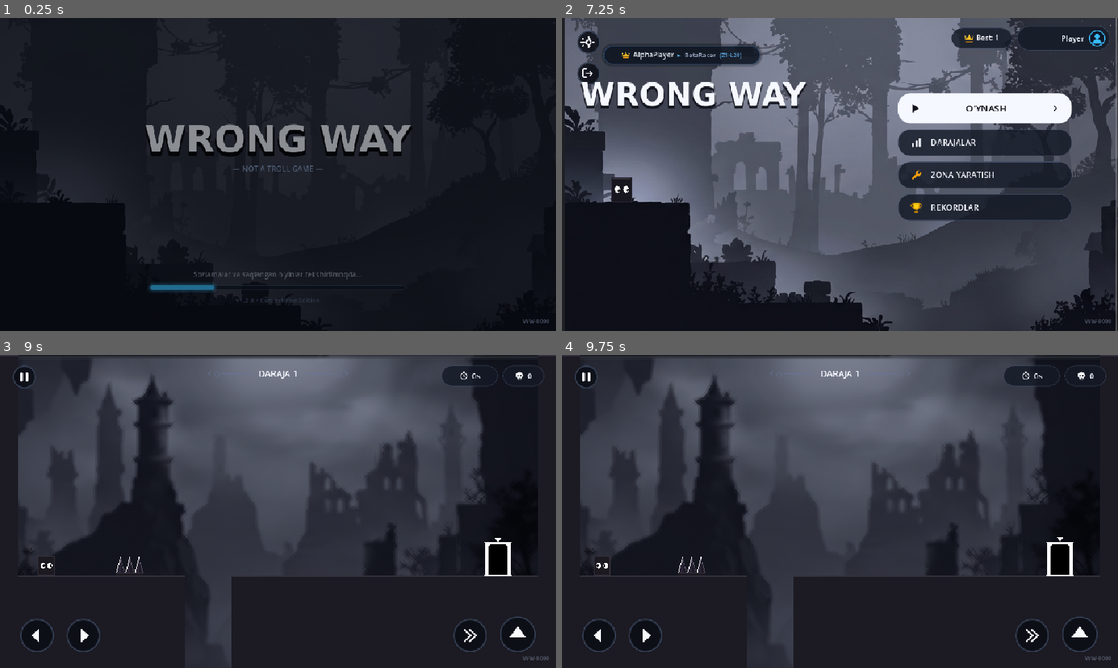
Above: before the commit, frames 1-4 (two rows, left to right).
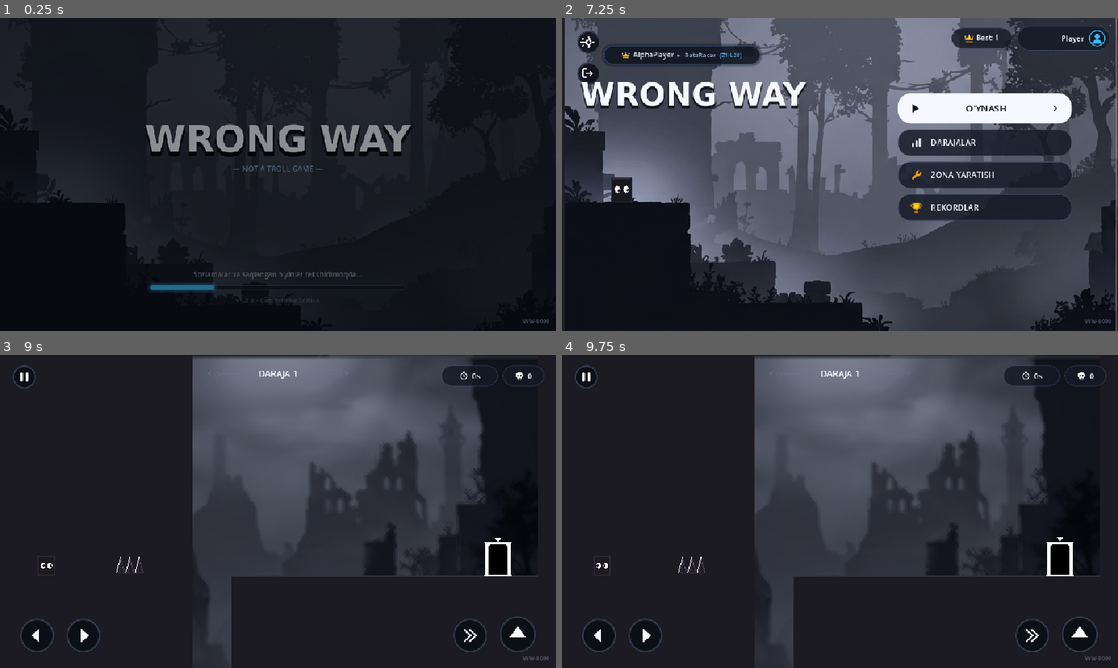
Above: after the commit, the same moments.

Repository: asror-vip/wrong-way
Game: Godot game, scene res://scenes/main/splash_screen.tscn
The game is run twice, just before and just after one commit, with the same random seed, the same clock (stepped at 60 frames per second) and the same inputs. Sound files missing from this copy of the repository are replaced by a short silence.
Inputs (mouse positions are in pixels of both pictures, inside the frame that each line leads up to):
- Up to frame 1 (0.25 s): no input
- Up to frame 2 (7.25 s): tap Enter at 0.5, 4.35 s; move the mouse to (962, 158) at 0.52 s; hold Right (move_right) 0.53-1.25 s; tap Shift (dash) at 0.6, 2.3, 4.55, 5.85 s; click (962, 158) at 0.67 s; tap Up (jump) at 0.77, 4.52 s; drag from (728, 190) to (812, 237) at 1.27 s; move the mouse to (895, 105) at 2.02 s; hold Right (move_right) 2.03-2.75 s; hold Space 2.03-2.75 s; drag from (812, 237) to (673, 127) at 2.77 s; click "Google orqali kirish" at 3.5 s; move the mouse to (1006, 221) at 4.27 s; hold Left (move_left) 4.28-5 s; drag from (673, 127) to (756, 96) at 5.02 s; move the mouse to (867, 174) at 5.77 s; hold Left (move_left) 5.78-6.5 s; click (867, 174) at 5.92 s; click "Mehmon sifatida davom etish" at 6.5 s
- Up to frame 3 (9 s): click "ZONA YARATISH" at 7.25 s; click "Orqaga" at 8 s; click (422, 445) at 8.75 s
- Up to frame 4 (9.75 s): click (600, 636) at 9.5 s

Frames 1-2 are identical in both runs. In frame 3, 11% of the frame differs, in the area x 3-35%, y 0-64%; in frame 4, 11%.

Commit message:
fix(responsive): dynamic arena viewport adaptation for widescreen mobile and desktop

Diff:
--- a/scripts/editor/level_editor.gd
+++ b/scripts/editor/level_editor.gd
@@ -1,9 +1,15 @@
 extends Control
 
 const GRID_SIZE: int = 32
-const COLS: int = 30 # 0 .. 29 (960px)
 const MIN_ROW: int = 2 # y = 64px (TopBar osti)
 const MAX_ROW: int = 14 # y = 448px (BottomPalette usti)
+
+func _get_canvas_width() -> float:
+	return maxf(960.0, get_viewport_rect().size.x)
+
+func _get_cols() -> int:
+	return int(_get_canvas_width() / float(GRID_SIZE))
+
 
 # Asboblar ro'yxati (har birining o'z maxsus SVG belgisi bor)
 const TOOLS = [
@@ -355,7 +361,7 @@
 		lbl.text = LocaleManager.t(data["loc_key"])
 
 func _snap_to_cell(pos: Vector2) -> Vector2i:
-	var gx: int = clampi(int(pos.x / float(GRID_SIZE)), 0, COLS - 1)
+	var gx: int = clampi(int(pos.x / float(GRID_SIZE)), 0, _get_cols() - 1)
 	var gy: int = clampi(int(pos.y / float(GRID_SIZE)), MIN_ROW, MAX_ROW)
 	return Vector2i(gx, gy)
 
@@ -447,17 +453,18 @@
 	canvas.queue_redraw()
 
 func _on_canvas_draw() -> void:
+	var cw := _get_canvas_width()
 	# 1. 32px to'r koordinata nuqtalari (qorong'i atmosfera nuqtalari)
-	for x in range(0, 960, GRID_SIZE):
+	for x in range(0, int(cw) + GRID_SIZE, GRID_SIZE):
 		for y in range(MIN_ROW * GRID_SIZE, (MAX_ROW + 1) * GRID_SIZE, GRID_SIZE):
 			canvas.draw_circle(Vector2(x, y), 1.2, Color(0.20, 0.26, 0.38, 0.45))
 
 	# Asosiy standart pol yo'naltiruvchi chiziq (Row 12, y=384)
-	canvas.draw_dashed_line(Vector2(0, 12 * GRID_SIZE), Vector2(960, 12 * GRID_SIZE), Color(0.35, 0.45, 0.65, 0.35), 1.2, 8.0)
+	canvas.draw_dashed_line(Vector2(0, 12 * GRID_SIZE), Vector2(cw, 12 * GRID_SIZE), Color(0.35, 0.45, 0.65, 0.35), 1.2, 8.0)
 
 	# Maydon chegaralari
-	canvas.draw_line(Vector2(0, MIN_ROW * GRID_SIZE), Vector2(960, MIN_ROW * GRID_SIZE), Color(0.18, 0.24, 0.35, 0.8), 1.5)
-	canvas.draw_line(Vector2(0, (MAX_ROW + 1) * GRID_SIZE), Vector2(960, (MAX_ROW + 1) * GRID_SIZE), Color(0.18, 0.24, 0.35, 0.8), 1.5)
+	canvas.draw_line(Vector2(0, MIN_ROW * GRID_SIZE), Vector2(cw, MIN_ROW * GRID_SIZE), Color(0.18, 0.24, 0.35, 0.8), 1.5)
+	canvas.draw_line(Vector2(0, (MAX_ROW + 1) * GRID_SIZE), Vector2(cw, (MAX_ROW + 1) * GRID_SIZE), Color(0.18, 0.24, 0.35, 0.8), 1.5)
 
 	# 2. Joylashtirilgan elementlarni chizish
 	for key in cell_map:
@@ -746,6 +753,23 @@
 	door.position = exit_door_pos
 	playtest_world.add_child(door)
 
+	# Chegaraviy devorlar va shift
+	var cw := _get_canvas_width()
+	var left_w = SCENE_PLATFORM.instantiate()
+	left_w.position = Vector2(0, 0)
+	left_w.set("platform_size", Vector2(32, 540))
+	playtest_world.add_child(left_w)
+
+	var right_w = SCENE_PLATFORM.instantiate()
+	right_w.position = Vector2(cw - 32, 0)
+	right_w.set("platform_size", Vector2(32, 540))
+	playtest_world.add_child(right_w)
+
+	var ceiling = SCENE_PLATFORM.instantiate()
+	ceiling.position = Vector2(0, 0)
+	ceiling.set("platform_size", Vector2(cw, 60))
+	playtest_world.add_child(ceiling)
+
 	# O'yinchi (faqat bitta marta yaratiladi!)
 	_spawn_test_player_once()
 
@@ -798,12 +822,12 @@
 		_select_current_slot_in_dropdown()
 
 func _snap_door_pos(raw: Vector2) -> Vector2:
-	var gx: int = clampi(int(floor(raw.x / float(GRID_SIZE))), 0, COLS - 1)
+	var gx: int = clampi(int(floor(raw.x / float(GRID_SIZE))), 0, _get_cols() - 1)
 	var gy: int = clampi(int(round(raw.y / float(GRID_SIZE))), MIN_ROW, MAX_ROW + 1)
 	return Vector2(float(gx * GRID_SIZE + 16), float(gy * GRID_SIZE))
 
 func _snap_player_pos(raw: Vector2) -> Vector2:
-	var gx: int = clampi(int(floor(raw.x / float(GRID_SIZE))), 0, COLS - 1)
+	var gx: int = clampi(int(floor(raw.x / float(GRID_SIZE))), 0, _get_cols() - 1)
 	var gy: int = clampi(int(round(raw.y / float(GRID_SIZE))), MIN_ROW, MAX_ROW + 1)
 	return Vector2(float(gx * GRID_SIZE + 16), float(gy * GRID_SIZE))
 
@@ -820,7 +844,7 @@
 	for elem in raw_elements:
 		var gx: int = int(elem.get("gx", int(elem.get("x", 0) / float(GRID_SIZE))))
 		var gy: int = int(elem.get("gy", int(elem.get("y", 0) / float(GRID_SIZE))))
-		gx = clampi(gx, 0, COLS - 1)
+		gx = clampi(gx, 0, _get_cols() - 1)
 		gy = clampi(gy, MIN_ROW, MAX_ROW)
 		var key := "%d_%d" % [gx, gy]
 		var clean_elem: Dictionary = elem.duplicate()
--- a/scripts/levels/gameplay.gd
+++ b/scripts/levels/gameplay.gd
@@ -11,6 +11,7 @@
 		adm.hide_banner()
 	GameManager.request_screen_shake.connect(_on_screen_shake)
 	GameManager.level_started.connect(_load_level)
+	get_viewport().size_changed.connect(_on_viewport_size_changed)
 	_load_level(GameManager.current_level_id)
 
 	var sm = get_node_or_null("/root/SaveManager")
@@ -26,6 +27,9 @@
 		var hud = get_node_or_null("CanvasLayer/GameHUD")
 		if hud and hud.has_method("start_duel_countdown"):
 			hud.start_duel_countdown()
+
+func _on_viewport_size_changed() -> void:
+	_adapt_level_to_viewport()
 
 func _process(delta: float) -> void:
 	if shake_intensity > 0.0:
@@ -74,14 +78,104 @@
 		if lvl_res:
 			_level_cache[path] = lvl_res
 
+	var inst: Node2D = null
 	if lvl_res:
-		var inst: Node2D = lvl_res.instantiate()
+		inst = lvl_res.instantiate()
 		level_holder.add_child(inst)
+	else:
+		# 2. Agar sahna fayli topilmasa, LevelDatabase dan dinamik arena yuklanadi
+		var ldb = get_node_or_null("/root/LevelDatabase")
+		if ldb and ldb.has_method("has_level") and ldb.has_level(lvl):
+			var arena = level_arena_scene.instantiate()
+			level_holder.add_child(arena)
+			arena.load_level_from_data(ldb.get_level(lvl))
+			inst = arena
+
+	if inst:
+		_adapt_level_to_viewport(inst)
+
+## Har qanday ekran o'lchami (mobil 20:9, 19.5:9, 18:9, 16:9 va desktop 16:10, 21:9) uchun
+## o'yin maydonini qora hoshiyalarsiz, to'liq ekranga moslashtiruvchi universal adapter
+func _adapt_level_to_viewport(level_node: Node2D = null) -> void:
+	if level_node == null:
+		if level_holder and level_holder.get_child_count() > 0:
+			level_node = level_holder.get_child(0)
+		else:
+			return
+
+	if not is_instance_valid(level_node):
 		return
 
-	# 2. Agar sahna fayli topilmasa, LevelDatabase dan dinamik arena yuklanadi
-	var ldb = get_node_or_null("/root/LevelDatabase")
-	if ldb and ldb.has_method("has_level") and ldb.has_level(lvl):
-		var arena = level_arena_scene.instantiate()
-		level_holder.add_child(arena)
-		arena.load_level_from_data(ldb.get_level(lvl))
+	var vp_size := get_viewport_rect().size
+	var vp_w := maxf(960.0, vp_size.x)
+	var vp_h := maxf(540.0, vp_size.y)
+
+	var screen_left := 480.0 - vp_w / 2.0
+	var screen_right := 480.0 + vp_w / 2.0
+	var screen_top := 270.0 - vp_h / 2.0
+	var screen_bottom := 270.0 + vp_h / 2.0
+
+	var platforms := level_node.find_children("*", "StaticBody2D", true, false)
+	for plat in platforms:
+		if not is_instance_valid(plat) or not ("platform_size" in plat):
+			continue
+
+		var p_name := plat.name.to_lower()
+		var p_size: Vector2 = plat.platform_size
+		var p_pos: Vector2 = plat.position
+
+		# 1. SHIFT (Ceiling) - ekranning yuqori chetiga to'liq yopishgan va chapdan o'nggacha
+		if p_name.contains("ceiling") or p_name.contains("shift") or (p_pos.y <= 25.0 and p_size.y < 120.0 and p_size.x >= 500.0):
+			plat.position.x = screen_left - 100.0
+			plat.position.y = screen_top - 100.0
+			plat.platform_size.x = (screen_right - screen_left) + 200.0
+			plat.platform_size.y = (0.0 - screen_top) + 60.0 + 100.0
+			_update_platform_collision(plat)
+
+		# 2. CHAP DEVOR (WallLeft) - ekranning eng chap qirrasiga
+		elif p_name.contains("wallleft") or (p_pos.x <= 40.0 and p_size.y > p_size.x and p_size.y >= 300.0):
+			plat.position.x = screen_left
+			plat.position.y = screen_top - 50.0
+			plat.platform_size.x = 32.0
+			plat.platform_size.y = (screen_bottom - screen_top) + 100.0
+			_update_platform_collision(plat)
+
+		# 3. O'NG DEVOR (WallRight) - ekranning eng o'ng qirrasiga
+		elif p_name.contains("wallright") or ((p_pos.x + p_size.x) >= 900.0 and p_size.y > p_size.x and p_size.y >= 300.0):
+			plat.platform_size.x = 32.0
+			plat.position.x = screen_right - plat.platform_size.x
+			plat.position.y = screen_top - 50.0
+			plat.platform_size.y = (screen_bottom - screen_top) + 100.0
+			_update_platform_collision(plat)
+
+		# 4. POL (Floor / Ground platforms)
+		else:
+			var is_floor_height: bool = (p_pos.y >= 260.0)
+			var touched := false
+
+			# Agar chap devorga tutash pol bo'lsa (GroundStart / GroundFull)
+			if is_floor_height and p_pos.x <= 50.0 and p_size.x > p_size.y:
+				var orig_right: float = p_pos.x + p_size.x
+				plat.position.x = screen_left - 50.0
+				plat.platform_size.x = maxf(orig_right - plat.position.x, 100.0)
+				touched = true
+
+			# Agar o'ng devorga tutash pol bo'lsa (GroundEnd / GroundDoor / GroundFull)
+			if is_floor_height and (p_pos.x + p_size.x) >= 890.0 and p_size.x > p_size.y:
+				plat.platform_size.x = maxf((screen_right + 50.0) - plat.position.x, 100.0)
+				touched = true
+
+			# Agar pastki pol bo'lsa, ekran ostigacha chuqurlashtiramiz
+			if (plat.position.y + plat.platform_size.y) >= 480.0:
+				plat.platform_size.y = maxf(plat.platform_size.y, (screen_bottom + 100.0) - plat.position.y)
+				touched = true
+
+			if touched:
+				_update_platform_collision(plat)
+
+func _update_platform_collision(plat: Node2D) -> void:
+	var col = plat.get_node_or_null("CollisionShape2D")
+	if col and col.shape is RectangleShape2D:
+		col.shape.size = plat.platform_size
+		col.position = plat.platform_size / 2.0
+	plat.queue_redraw()
--- a/scripts/levels/level_arena.gd
+++ b/scripts/levels/level_arena.gd
@@ -150,13 +150,15 @@
 func _spawn_boundary_walls() -> void:
 	# Chap devor
 	var left_wall = solid_platform_scene.instantiate()
+	left_wall.name = "WallLeft"
 	left_wall.position = Vector2(0, 0)
 	if "platform_size" in left_wall:
 		left_wall.platform_size = Vector2(32, 540)
 	platforms_container.add_child(left_wall)
 
-	# O'ng devor (ekran ichida, 928 da ko'rinib turishi kerak)
+	# O'ng devor
 	var right_wall = solid_platform_scene.instantiate()
+	right_wall.name = "WallRight"
 	right_wall.position = Vector2(928, 0)
 	if "platform_size" in right_wall:
 		right_wall.platform_size = Vector2(32, 540)
--- a/scripts/objects/solid_platform.gd
+++ b/scripts/objects/solid_platform.gd
@@ -4,42 +4,57 @@
 @export var platform_size: Vector2 = Vector2(350, 160)
 
 func _ready() -> void:
-	# Chap devor (ekran chap chegarasiga to'liq yopishgan va y=0 dan 540 gacha)
-	if name.begins_with("WallLeft") or (position.x <= 50.0 and platform_size.y > platform_size.x):
-		position.x = 0.0
-		position.y = 0.0
-		platform_size.x = 32.0
-		platform_size.y = 540.0
-	# O'ng devor (ekran o'ng chegarasiga x=928..960 to'liq yopishgan va y=0 dan 540 gacha)
-	elif name.begins_with("WallRight") or ((position.x + platform_size.x) >= 890.0 and platform_size.y > platform_size.x):
-		position.x = 928.0
-		position.y = 0.0
-		platform_size.x = 32.0
-		platform_size.y = 540.0
-	# Shift (Ceiling - ekranning chapdan o'nggacha to'liq, tekis shifti)
-	elif name.to_lower().contains("ceiling") or name.to_lower().contains("shift") or (position.y <= 15.0 and platform_size.y < 150.0):
-		position.x = 0.0
-		position.y = 0.0
-		platform_size.x = 960.0
-		platform_size.y = maxf(platform_size.y, 50.0)
-	else:
-		# Agar chap platforma/pol bo'lsa, x=0 dan boshlab qoplaymiz
-		if position.x <= 40.0:
-			platform_size.x += position.x
-			position.x = 0.0
-		# Agar o'ng platforma/pol bo'lsa, x=960 gacha yetkazamiz
-		if (position.x + platform_size.x) >= 900.0:
-			platform_size.x = 960.0 - position.x
-		# Agar pastki pol bo'lsa, y=540 gacha to'liq qoplaymiz
-		if position.y >= 350.0:
-			platform_size.y = 540.0 - position.y
-
+	_adapt_to_screen()
 	var col = get_node_or_null("CollisionShape2D")
 	if col:
 		col.shape = RectangleShape2D.new()
 		col.shape.size = platform_size
 		col.position = platform_size / 2.0
 	queue_redraw()
+
+func _adapt_to_screen() -> void:
+	var vp_size := get_viewport_rect().size
+	var vp_w := maxf(960.0, vp_size.x)
+	var vp_h := maxf(540.0, vp_size.y)
+	var screen_left := 480.0 - vp_w / 2.0
+	var screen_right := 480.0 + vp_w / 2.0
+	var screen_top := 270.0 - vp_h / 2.0
+	var screen_bottom := 270.0 + vp_h / 2.0
+
+	var p_name := name.to_lower()
+
+	# 1. Shift (Ceiling)
+	if p_name.contains("ceiling") or p_name.contains("shift") or (position.y <= 25.0 and platform_size.y < 120.0 and platform_size.x >= 500.0):
+		position.x = screen_left - 100.0
+		position.y = screen_top - 100.0
+		platform_size.x = (screen_right - screen_left) + 200.0
+		platform_size.y = (0.0 - screen_top) + 60.0 + 100.0
+
+	# 2. Chap devor (WallLeft)
+	elif p_name.contains("wallleft") or (position.x <= 40.0 and platform_size.y > platform_size.x and platform_size.y >= 300.0):
+		position.x = screen_left
+		position.y = screen_top - 50.0
+		platform_size.x = 32.0
+		platform_size.y = (screen_bottom - screen_top) + 100.0
+
+	# 3. O'ng devor (WallRight)
+	elif p_name.contains("wallright") or ((position.x + platform_size.x) >= 900.0 and platform_size.y > platform_size.x and platform_size.y >= 300.0):
+		platform_size.x = 32.0
+		position.x = screen_right - platform_size.x
+		position.y = screen_top - 50.0
+		platform_size.y = (screen_bottom - screen_top) + 100.0
+
+	# 4. Pol va platformalar
+	else:
+		if position.y >= 260.0:
+			if position.x <= 50.0 and platform_size.x > platform_size.y:
+				var orig_right: float = position.x + platform_size.x
+				position.x = screen_left - 50.0
+				platform_size.x = maxf(orig_right - position.x, 100.0)
+			if (position.x + platform_size.x) >= 890.0 and platform_size.x > platform_size.y:
+				platform_size.x = maxf((screen_right + 50.0) - position.x, 100.0)
+			if (position.y + platform_size.y) >= 480.0:
+				platform_size.y = maxf(platform_size.y, (screen_bottom + 100.0) - position.y)
 
 func _draw() -> void:
 	var is_winter := false
@@ -50,11 +65,15 @@
 	var base_col := Color("#0d131f") if is_winter else Color("#1c1a22")
 	draw_rect(Rect2(Vector2.ZERO, platform_size), base_col, true)
 
-	# Shift va polni ekran chetlariga to'g'irlash (faqat yuqori va pastki qirralar uchun)
-	if (position.y + platform_size.y) >= 530.0:
-		draw_rect(Rect2(Vector2(0, platform_size.y), Vector2(platform_size.x, 200)), base_col, true)
-	if position.y <= 10.0:
-		draw_rect(Rect2(Vector2(0, -200), Vector2(platform_size.x, 200)), base_col, true)
+	var p_name := name.to_lower()
+	if p_name.contains("ceiling") or p_name.contains("shift") or position.y <= 25.0:
+		draw_rect(Rect2(Vector2(0, -300), Vector2(platform_size.x, 300)), base_col, true)
+	if p_name.contains("wallleft") or position.x <= 10.0:
+		draw_rect(Rect2(Vector2(-300, 0), Vector2(300, platform_size.y)), base_col, true)
+	if p_name.contains("wallright") or platform_size.y > 300.0:
+		draw_rect(Rect2(Vector2(platform_size.x, 0), Vector2(300, platform_size.y)), base_col, true)
+	if (position.y + platform_size.y) >= 480.0:
+		draw_rect(Rect2(Vector2(0, platform_size.y), Vector2(platform_size.x, 300)), base_col, true)
 
 	if is_winter:
 		var snow_h := 5.5
@@ -75,8 +94,7 @@
 		else:
 			draw_rect(Rect2(Vector2.ZERO, Vector2(2.5, platform_size.y)), Color(0.49, 0.86, 0.99, 0.6), true)
 	else:
-		# Shift bo'lsa pastki qirrasi tekis chiziq bilan belgilanadi, pol bo'lsa ustki qirrasi
-		if position.y <= 10.0:
+		if p_name.contains("ceiling") or p_name.contains("shift") or position.y <= 25.0:
 			draw_rect(Rect2(Vector2(0, platform_size.y - 3.0), Vector2(platform_size.x, 3.0)), Color("#342f3a"), true)
 		else:
 			draw_rect(Rect2(Vector2.ZERO, Vector2(platform_size.x, 3.0)), Color("#342f3a"), true)
--- a/scripts/platforms/solid_platform.gd
+++ b/scripts/platforms/solid_platform.gd
@@ -4,12 +4,57 @@
 @export var platform_size: Vector2 = Vector2(350, 160)
 
 func _ready() -> void:
+	_adapt_to_screen()
 	var col = get_node_or_null("CollisionShape2D")
 	if col:
 		col.shape = RectangleShape2D.new()
 		col.shape.size = platform_size
 		col.position = platform_size / 2.0
 	queue_redraw()
+
+func _adapt_to_screen() -> void:
+	var vp_size := get_viewport_rect().size
+	var vp_w := maxf(960.0, vp_size.x)
+	var vp_h := maxf(540.0, vp_size.y)
+	var screen_left := 480.0 - vp_w / 2.0
+	var screen_right := 480.0 + vp_w / 2.0
+	var screen_top := 270.0 - vp_h / 2.0
+	var screen_bottom := 270.0 + vp_h / 2.0
+
+	var p_name := name.to_lower()
+
+	# 1. Shift (Ceiling)
+	if p_name.contains("ceiling") or p_name.contains("shift") or (position.y <= 25.0 and platform_size.y < 120.0 and platform_size.x >= 500.0):
+		position.x = screen_left - 100.0
+		position.y = screen_top - 100.0
+		platform_size.x = (screen_right - screen_left) + 200.0
+		platform_size.y = (0.0 - screen_top) + 60.0 + 100.0
+
+	# 2. Chap devor (WallLeft)
+	elif p_name.contains("wallleft") or (position.x <= 40.0 and platform_size.y > platform_size.x and platform_size.y >= 300.0):
+		position.x = screen_left
+		position.y = screen_top - 50.0
+		platform_size.x = 32.0
+		platform_size.y = (screen_bottom - screen_top) + 100.0
+
+	# 3. O'ng devor (WallRight)
+	elif p_name.contains("wallright") or ((position.x + platform_size.x) >= 900.0 and platform_size.y > platform_size.x and platform_size.y >= 300.0):
+		platform_size.x = 32.0
+		position.x = screen_right - platform_size.x
+		position.y = screen_top - 50.0
+		platform_size.y = (screen_bottom - screen_top) + 100.0
+
+	# 4. Pol va platformalar
+	else:
+		if position.y >= 260.0:
+			if position.x <= 50.0 and platform_size.x > platform_size.y:
+				var orig_right: float = position.x + platform_size.x
+				position.x = screen_left - 50.0
+				platform_size.x = maxf(orig_right - position.x, 100.0)
+			if (position.x + platform_size.x) >= 890.0 and platform_size.x > platform_size.y:
+				platform_size.x = maxf((screen_right + 50.0) - position.x, 100.0)
+			if (position.y + platform_size.y) >= 480.0:
+				platform_size.y = maxf(platform_size.y, (screen_bottom + 100.0) - position.y)
 
 func _draw() -> void:
 	var is_winter := false
@@ -20,18 +65,22 @@
 	var base_col := Color("#0d131f") if is_winter else Color("#1c1a22")
 	draw_rect(Rect2(Vector2.ZERO, platform_size), base_col, true)
 
+	var p_name := name.to_lower()
+	if p_name.contains("ceiling") or p_name.contains("shift") or position.y <= 25.0:
+		draw_rect(Rect2(Vector2(0, -300), Vector2(platform_size.x, 300)), base_col, true)
+	if p_name.contains("wallleft") or position.x <= 10.0:
+		draw_rect(Rect2(Vector2(-300, 0), Vector2(300, platform_size.y)), base_col, true)
+	if p_name.contains("wallright") or platform_size.y > 300.0:
+		draw_rect(Rect2(Vector2(platform_size.x, 0), Vector2(300, platform_size.y)), base_col, true)
+	if (position.y + platform_size.y) >= 480.0:
+		draw_rect(Rect2(Vector2(0, platform_size.y), Vector2(platform_size.x, 300)), base_col, true)
+
 	if is_winter:
-		# Yerda qor qatlami (Snow layer on ground/platforms)
 		var snow_h := 5.5
 		if platform_size.x > 36.0:
-			# Asosiy toza qor qoplami
 			draw_rect(Rect2(Vector2.ZERO, Vector2(platform_size.x, snow_h)), Color("#f1f5f9"), true)
-			# Qorning yaltiroq ustki qatlami
 			draw_rect(Rect2(Vector2.ZERO, Vector2(platform_size.x, 2.0)), Color("#ffffff"), true)
-			# Qor ostidagi sovuq soya
 			draw_rect(Rect2(Vector2(0, snow_h - 1.5), Vector2(platform_size.x, 1.5)), Color("#94a3b8"), true)
-
-			# Qirralardan osilib turgan kichik muz donalari (Icicles)
 			var icicle_step := 32.0
 			var num_icicles := int((platform_size.x - 20.0) / icicle_step)
 			for i in range(num_icicles):
@@ -43,7 +92,9 @@
 					Vector2(ix, snow_h + ilen)
 				]), Color("#bae6fd"))
 		else:
-			# Tik devor uchun muz qirovi
 			draw_rect(Rect2(Vector2.ZERO, Vector2(2.5, platform_size.y)), Color(0.49, 0.86, 0.99, 0.6), true)
 	else:
-		draw_rect(Rect2(Vector2.ZERO, Vector2(platform_size.x, 3.0)), Color("#342f3a"), true)
+		if p_name.contains("ceiling") or p_name.contains("shift") or position.y <= 25.0:
+			draw_rect(Rect2(Vector2(0, platform_size.y - 3.0), Vector2(platform_size.x, 3.0)), Color("#342f3a"), true)
+		else:
+			draw_rect(Rect2(Vector2.ZERO, Vector2(platform_size.x, 3.0)), Color("#342f3a"), true)
